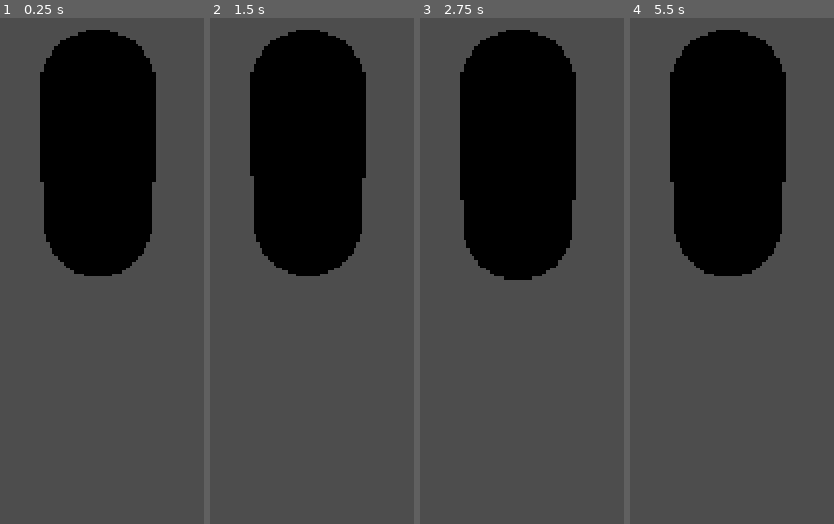
Above: before the commit, frames 1-4 (left to right).
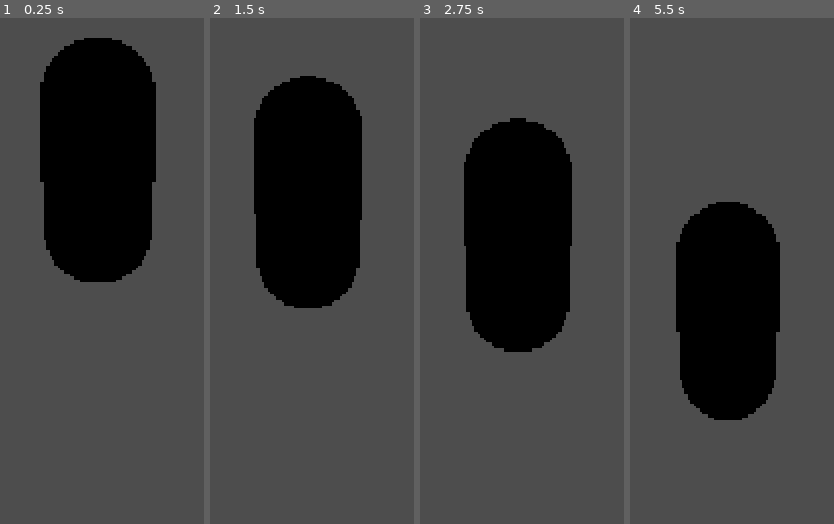
Above: after the commit, the same moments.

Repository: MTAWER77/online-
Game: Godot game, scene res://scenes/players/player.tscn
Same seed, same stepped clock (60 frames per second), same inputs: the game is played once before the commit and once after it. This scene is started directly instead of the project's main scene.
Inputs (mouse positions are in pixels of both pictures, inside the frame that each line leads up to):
- Up to frame 1 (0.25 s): no input
- Up to frame 2 (1.5 s): tap Enter at 0.5 s; move the mouse to (395, 68) at 0.52 s; hold E (interact) 0.53-1.28 s; hold W (move_forward) from 0.53 s (still down); tap Space (jump) at 0.77, 1.25 s; move the mouse to (228, 78) at 1.27 s; tap E (interact) at 1.35 s
- Up to frame 3 (2.75 s): keep holding W (move_forward); tap Space (jump) at 1.52 s; move the mouse to (558, 58) at 2.02 s; hold E (interact) from 2.03 s (still down); tap F at 2.1 s
- Up to frame 4 (5.5 s): keep holding W (move_forward); move the mouse to (707, 88) at 2.77 s; release E (interact) at 2.78 s; tap E (interact) at 2.85, 4.55 s; tap Space (jump) at 3.02, 3.77, 4.52 s; move the mouse to (outside the picture) at 3.52 s; hold E (interact) 3.53-4.28 s; move the mouse to (outside the picture) at 4.27 s; tap F at 4.35 s; move the mouse to (748, 73) at 5.02 s; hold E (interact) from 5.03 s (still down)

The runs differ from the first frame. In frame 1, 1.6% of the frame differs, in the area x 19-77%, y 2-53%; in frame 2, 9.1%; in frame 3, 18%; in frame 4, 33%, in the area x 19-77%, y 2-80%.

Commit message:
Fix door script error (Area3D.priority clash); 120Hz physics and per-frame camera follow for smoother movement
Co-Authored-By: Claude Sonnet 5.5 <noreply@anthropic.com>
Claude-Session: https://claude.ai/code/session_01ERKS8aBLCvtBjR1PsxtFYC

Diff:
--- a/project.godot
+++ b/project.godot
@@ -35,6 +35,7 @@
 [physics]
 
 3d/physics_engine="Jolt Physics"
+common/physics_ticks_per_second=120
 
 [rendering]
 
--- a/scripts/player/player.gd
+++ b/scripts/player/player.gd
@@ -10,6 +10,7 @@
 @export var deceleration: float = 18.0
 @export var jump_velocity: float = 4.8
 @export var turn_speed: float = 12.0
+@export var camera_follow_speed: float = 30.0 # سرعة لحاق الكاميرا باللاعب (تنعيم بين خطوات الفيزيكس)
 
 @export_group("Camera")
 @export var mouse_sensitivity: float = 0.003
@@ -30,6 +31,7 @@
 var role: int = Role.NONE # بيتحدد من NetworkManager
 var is_local: bool = false # true لو ده لاعبي أنا على الجهاز ده
 var _last_position: Vector3 = Vector3.ZERO
+var _pivot_offset: Vector3 = Vector3(0.0, 1.5, 0.0) # مكان الـ pivot فوق اللاعب
 
 
 func _ready() -> void:
@@ -42,6 +44,10 @@
 
 	is_local = _compute_is_local()
 	if is_local:
+		# الكاميرا بتتحرك كل فريم (مش كل خطوة فيزيكس) عشان الحركة تطلع ناعمة على أي Hz
+		camera_pivot.top_level = true
+		camera_pivot.global_position = global_position + _pivot_offset
+		camera_pivot.rotation = Vector3(0.0, yaw, 0.0)
 		camera.make_current()
 		Input.mouse_mode = Input.MOUSE_MODE_CAPTURED
 	else:
@@ -59,6 +65,14 @@
 		_:
 			# من غير دور: لاعب لوحده (تجربة المشهد من غير شبكة) يتحكم فيه
 			return not GDSync.is_active()
+
+
+func _process(delta: float) -> void:
+	if not is_local:
+		return
+	var target: Vector3 = global_position + _pivot_offset
+	var weight: float = 1.0 - exp(-camera_follow_speed * delta)
+	camera_pivot.global_position = camera_pivot.global_position.lerp(target, weight)
 
 
 func _unhandled_input(event: InputEvent) -> void:
--- a/scripts/puzzles/door.gd
+++ b/scripts/puzzles/door.gd
@@ -33,7 +33,7 @@
 func _ready() -> void:
 	super()
 	prompt_text = "Insert symbol"
-	priority = 1 # قدام الباب وفي إيدك رمز: "Insert" قبل "Drop"
+	interact_priority = 1 # قدام الباب وفي إيدك رمز: "Insert" قبل "Drop"
 	_closed_position = _body.position
 	_build_views()
 	# الـ host بس هو اللي يفرض الحالة على الباقي
--- a/scripts/systems/interactable.gd
+++ b/scripts/systems/interactable.gd
@@ -8,7 +8,7 @@
 signal host_interacted(client_id: int)
 
 @export var prompt_text: String = "Interact"
-@export var priority: int = 0 # لو في أكتر من حاجة قريبة، الأعلى أولوية يتختار الأول
+@export var interact_priority: int = 0 # لو في أكتر من حاجة قريبة، الأعلى أولوية يتختار الأول
 
 
 func _ready() -> void:
--- a/scripts/systems/interaction_detector.gd
+++ b/scripts/systems/interaction_detector.gd
@@ -41,7 +41,7 @@
 			continue
 		if not area.can_interact(area.local_client_id()):
 			continue
-		var priority: int = area.priority
+		var priority: int = area.interact_priority
 		var distance: float = _player.global_position.distance_to(area.global_position)
 		if priority > best_priority or (priority == best_priority and distance < best_distance):
 			best_priority = priority
